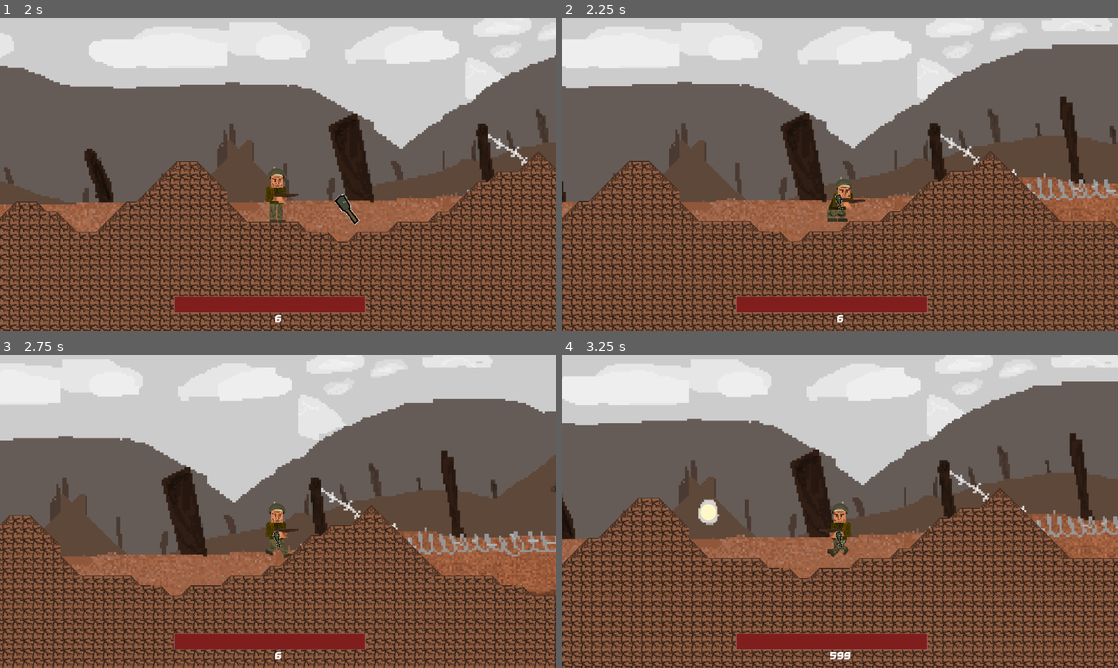
Above: before the commit, frames 1-4 (two rows, left to right).
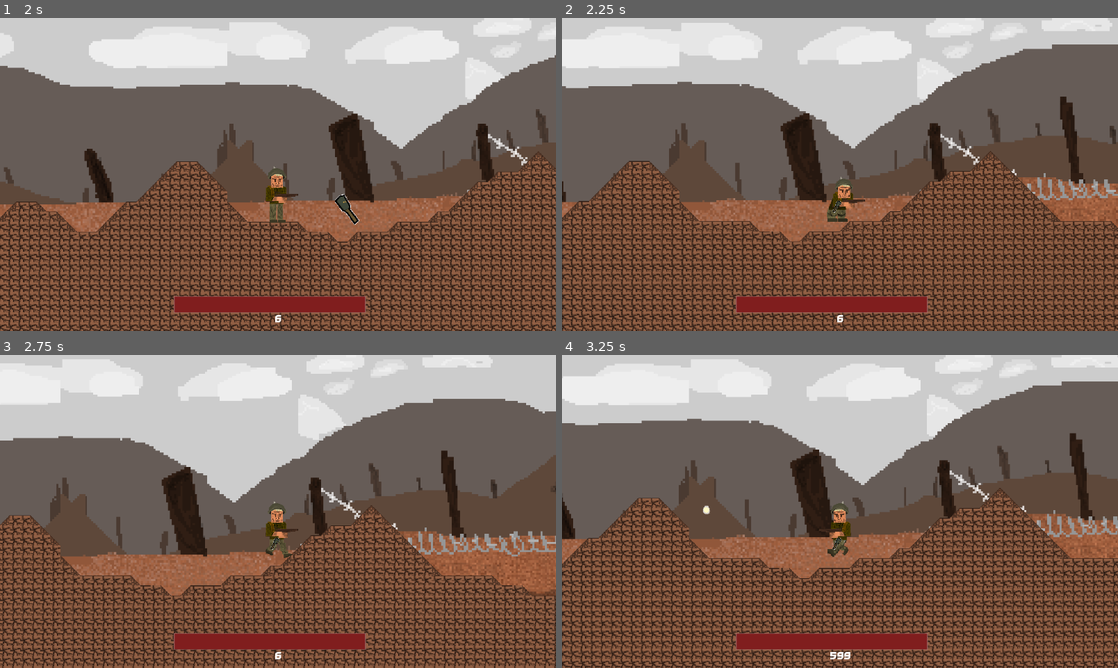
Above: after the commit, the same moments.

Repository: cauaenzo/ZeitKrieg
Game: Godot game, scene res://scenes/introducaogame.tscn
Two runs of this game, one before a commit and one after it. Both use one fixed random seed, a clock stepped at 60 frames per second and the inputs below.
Inputs (mouse positions are in pixels of both pictures, inside the frame that each line leads up to):
- Up to frame 1 (2 s): tap Space (jump) at 0.5, 0.77 s; move the mouse to (400, 158) at 0.52 s; hold D (right) 0.53-1.25 s; tap L (acelerar) at 0.6 s; click "Jogar" at 1.25 s
- Up to frame 2 (2.25 s): move the mouse to (728, 190) at 2.02 s; hold D (right) from 2.03 s (still down); tap S (agachar) at 2.1 s
- Up to frame 3 (2.75 s): keep holding D (right); tap Space (jump) at 2.27 s
- Up to frame 4 (3.25 s): move the mouse to (895, 442) at 2.77 s; release D (right) at 2.78 s; hold A (left) from 2.78 s (still down); click (895, 442) at 2.85 s

Frame 1 is identical in both runs. In frame 2, less than 0.1% of the frame differs, in the area x 48-51%, y 56-63%; in frame 3, less than 0.1%; in frame 4, 0.3%, in the area x 24-51%, y 46-63%.

Commit message:
altdodia16

Diff:
--- a/chracter/protagonista.tscn
+++ b/chracter/protagonista.tscn
@@ -245,8 +245,7 @@
 vertical_alignment = 1
 
 [node name="Bomba" type="Sprite2D" parent="."]
-visible = false
-position = Vector2(17, 53)
-rotation = 0.427606
-scale = Vector2(0.25, 0.25)
+position = Vector2(12, 60)
+rotation = 1.14494
+scale = Vector2(0.2, 0.2)
 texture = ExtResource("9_k5dpf")
--- a/scenes/tiro.tscn
+++ b/scenes/tiro.tscn
@@ -1,13 +1,13 @@
 [gd_scene load_steps=4 format=3 uid="uid://buvsoktmryxka"]
 
 [ext_resource type="Script" path="res://script/tiro.gd" id="1_c3aym"]
-[ext_resource type="Texture2D" uid="uid://cfa76jqgvlj10" path="res://assets/balaaa.png" id="2_p34s3"]
+[ext_resource type="Texture2D" uid="uid://dlra46cd51kmi" path="res://assets/balaaa.png" id="2_p34s3"]
 
 [sub_resource type="RectangleShape2D" id="RectangleShape2D_wao82"]
 size = Vector2(35, 36)
 
 [node name="tiro" type="Area2D"]
-scale = Vector2(0.2, 0.2)
+scale = Vector2(0.07, 0.07)
 script = ExtResource("1_c3aym")
 
 [node name="CollisionShape2D" type="CollisionShape2D" parent="."]
Not shown: 1 places in chracter/protagonista.tscn that only renumber resources
Not shown: 1 places in chracter/protagotemp.tscn that only renumber resources
Not shown: 1 places in scenes/creditos.tscn that only renumber resources
Not shown: 1 places in scenes/fase_1.tscn that only renumber resources
Not shown: 1 places in scenes/granada_prop.tscn that only renumber resources
Not shown: 1 places in scenes/telademorrte.tscn that only renumber resources
